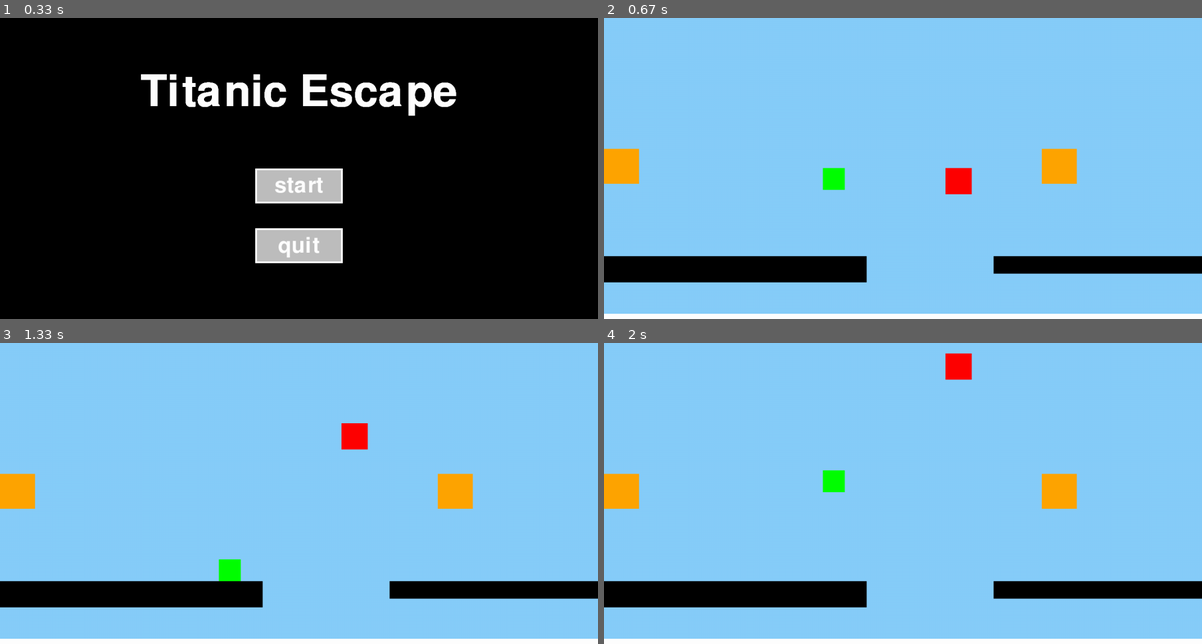
Above: before the commit, frames 1-4 (two rows, left to right).
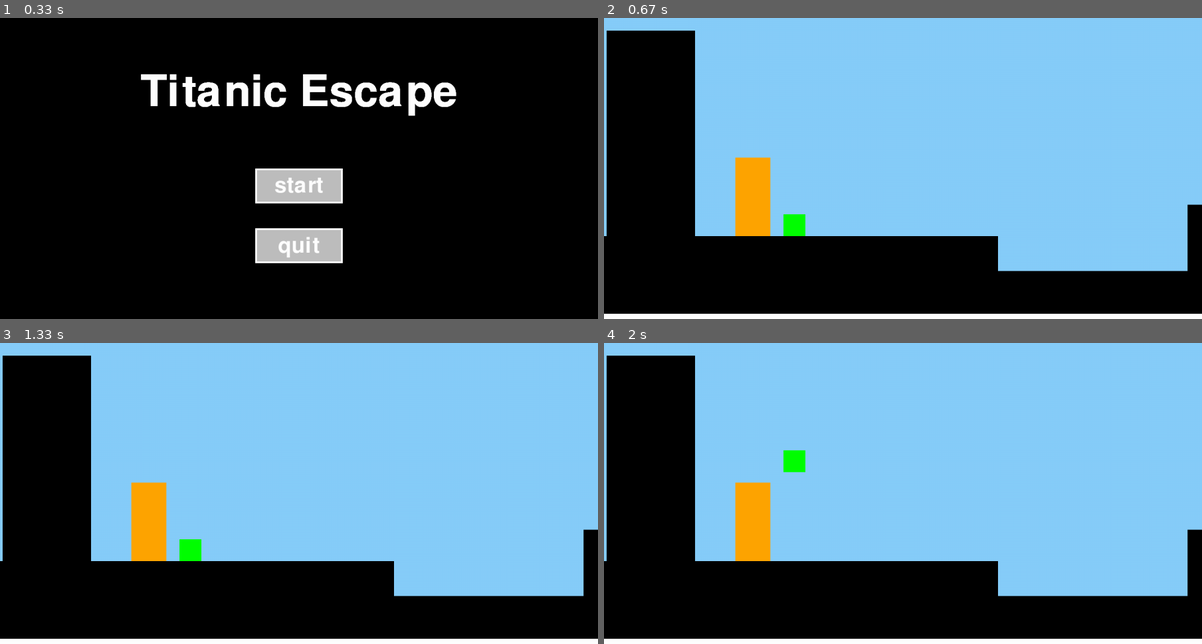
Above: after the commit, the same moments.

Repository: cast-hen/titanic_escape
Game: pygame game, started from main.py
Two runs of this game, one before a commit and one after it. Both use one fixed random seed, a clock stepped at 60 frames per second and the inputs below.
Inputs (mouse positions are in pixels of both pictures, inside the frame that each line leads up to):
- Up to frame 1 (0.33 s): no input
- Up to frame 2 (0.67 s): click "start" at 0.38 s
- Up to frame 3 (1.33 s): tap Enter at 0.67 s
- Up to frame 4 (2 s): hold W 1.5-1.97 s; move the mouse to (717, 448) at 1.53 s

Frame 1 is identical in both runs. In frame 2, 33% of the frame differs, in the area x 0-100%, y 4-99%; in frame 3, 33%; in frame 4, 33%, in the area x 0-100%, y 3-99%.

Commit message:
eerste schermen aangepast

Diff:
--- a/parkour_functies.py
+++ b/parkour_functies.py
@@ -135,26 +135,27 @@
     scene = 1
     mouseDown = False
     CameraPosx = 0
-    RespawnPos = (0, 0)
+    RespawnPos = (-900, 450)
     pos1 = (0, 0)
 
-    playerObject = Objects(300, 200, 50, 50, 'green', 2, 0, 0, 1, "Player")
-    cube1 = Objects(580, 400, 60, 60, 'Red', 1, 0, 0, 1, MoveObject((580, 400), (580, 0), 1, 0))
-    cube2 = Objects(690, 546, 600, 40, 'black', 1, 0, 0, 1, "Collider")
-    cube3 = Objects(-800, 546, 1200, 60, 'black', 1, 0, 0, 1, "Collider")
-    cube4 = Objects(800, 300, 80, 80, 'orange', 1, 0, 0, 1, enemy("greg", (255, 0, 0), 50, ["punch"], 0))
-    cube10 = Objects(-200, 300, 80, 80, 'orange', 1, 0, 0, 1, enemy("BOB", (255, 255, 0), 500, ["punch"], 0))
-    cube5 = Objects(630, 374, 80, 80, 'black', 1, 0, 0, 2, "Collider")
-    cube7 = Objects(970, 320, 80, 80, 'black', 1, 0, 0, 2, "Collider")
-    cube8 = Objects(1200, 180, 80, 80, 'black', 1, 0, 0, 2, "Collider")
-    cube6 = Objects(-800, 546, 1200, 60, 'black', 1, 0, 0, 2, "Collider")
-    cube9 = Objects(-300, 550, 5000, 100, 'black', 1, 0, 0, 4, "Collider")
-
-    cube11 = Objects(-500, 275, 200, 400, 'black', 1, 0, 0, 4, "Collider")
-    cube12 = Objects(330, 415, 230, 10, 'black', 1, 0, 0, 4, "Collider")
-    cube13 = Objects(750, 0, 230, 450, 'black', 1, 0, 0, 4, "Collider")
-    cube14 = Objects(1240, 400, 120, 250, 'black', 1, 0, 0, 4, "Collider")
-    cube15 = Objects(-285, 450, 60, 120, 'Red', 1, 0, 0, 4, MoveObject((-285, 500), (1220, 500), 1.5, 0))
+    playerObject = Objects(-90 , 450, 50, 50, 'green', 2, 0, 0, 1, "Player")
+    cube1 = Objects(-500, 500, 900, 1500, 'black', 1, 0, 0, 1, "Collider")
+    cube2 = Objects(400, 580, 570, 950, 'black', 1, 0, 0, 1, "Collider")
+    cube3 = Objects(833, 428, 527, 2430, 'black', 1, 0, 0, 1, "Collider")
+    cube10 = Objects(-200, 320, 80, 180, 'orange', 1, 0, 0, 1, enemy("BOB", (255, 255, 0), 500, ["punch"], 0))
+
+    cube5 = Objects(461, 581, 412, 92, 'black', 1, 0, 0, 2, "Collider")
+    cube7 = Objects(-700, 428, 887, 245, 'black', 1, 0, 0, 2, "Collider")
+    cube8 = Objects(1109, 481, 250, 193, 'black', 1, 0, 0, 2, "Collider")
+    cube6 = Objects(700, 300, 131, 58, 'black', 1, 0, 0, 2, "Collider")
+    cube4 = Objects(344, 100, 213, 15, 'black', 1, 0, 0, 2, "Collider")
+
+    cube9 = Objects(564, 116, 3500, 612, 'black', 1, 0, 0, 4, "Collider")
+    cube11 = Objects(-500, 530, 576, 200, 'black', 1, 0, 0, 4, "Collider")
+    cube12 = Objects(365, 420, 313, 294, 'black', 1, 0, 0, 4, "Collider")
+    cube13 = Objects(365, 430, 313, 54, 'black', 1, 0, 0, 4, "Collider")
+    cube14 = Objects(22, 200, 150, 54, 'black', 1, 0, 0, 4, "Collider")
+    cube15 = Objects(-417, 93, 150, 20, 'black', 1, 0, 0, 4, "Collider")
 
     cube16 = Objects(-494, 29, 202, 571, 'black', 1, 0, 0, 1, "Collider")
     # voeg hier nieuwe platformen to zodat ze collision krijgen.
@@ -173,20 +174,20 @@
         screen.fill((135, 206, 250))
         Collider = playerObject.update_pos(platforms, CameraPosx, scene)
 
-
+#spawnt alle dingen
         if scene == 1:
-            RespawnPos = (200, 300)
+            RespawnPos = (-270, 450)
             playerObject.draw(screen, CameraPosx)
             cube1.draw(screen, CameraPosx)
             cube10.draw(screen, CameraPosx)
             cube2.draw(screen, CameraPosx)
             cube3.draw(screen, CameraPosx)
-            cube4.draw(screen, CameraPosx)
 
             cube16.draw(screen, CameraPosx)
         if scene == 2:
-            RespawnPos = (665, 320)
+            RespawnPos = (-50, 380)
             playerObject.draw(screen, CameraPosx)
+            cube4.draw(screen, CameraPosx)
             cube6.draw(screen, CameraPosx)
             cube5.draw(screen, CameraPosx)
             cube7.draw(screen, CameraPosx)
@@ -196,7 +197,7 @@
             scene += 1
             player.lives = 5
         if scene == 4:
-            RespawnPos = (-360, 100)
+            RespawnPos = (-300, 450)
             playerObject.draw(screen, CameraPosx)
             cube9.draw(screen, CameraPosx)
             cube11.draw(screen, CameraPosx)
@@ -211,22 +212,23 @@
         draw_floor()
 
         playerObject.xspeed = speed * (keys["right"] - keys["left"])
-
+# maakt de speler dood
         if playerObject.ypos >= 630 or Collider == "Death" or type(Collider) == MoveObject:
             playerObject.xpos, playerObject.ypos, player.lives, state = game_over(player.lives)
             (playerObject.xpos, playerObject.ypos) = RespawnPos
             if state == "Menu":
                 return "Menu"
 
+#returns enemy waarmee je collide
         if type(Collider) == enemy:
             return Collider
 
 
-        (cube1.xpos, cube1.ypos) = cube1.Type.Move((cube1.xpos, cube1.ypos))
-        (cube15.xpos, cube15.ypos) = cube15.Type.Move((int(cube15.xpos), int(cube15.ypos)))
-
-
-
+
+        #(cube15.xpos, cube15.ypos) = cube15.Type.Move((int(cube15.xpos), int(cube15.ypos)))
+
+
+# veranderd camera position
         if L_border <= playerObject.xpos <= R_border:
             CameraPosx = playerObject.xpos - 500
         elif L_border >= playerObject.xpos:
@@ -234,12 +236,12 @@
         elif playerObject.xpos >= R_border:
             CameraPosx = R_border - 500
 
-
+# linker scene transition
         if L_border - 500 > playerObject.xpos and not scene  in [1, 4]:
             playerObject.xpos = R_border + 700
             CameraPosx = R_border - 500
             scene -= 1
-
+#rechter scene transition
         elif playerObject.xpos > R_border + 800:
             playerObject.xpos = L_border - 450
             CameraPosx = L_border - 500
